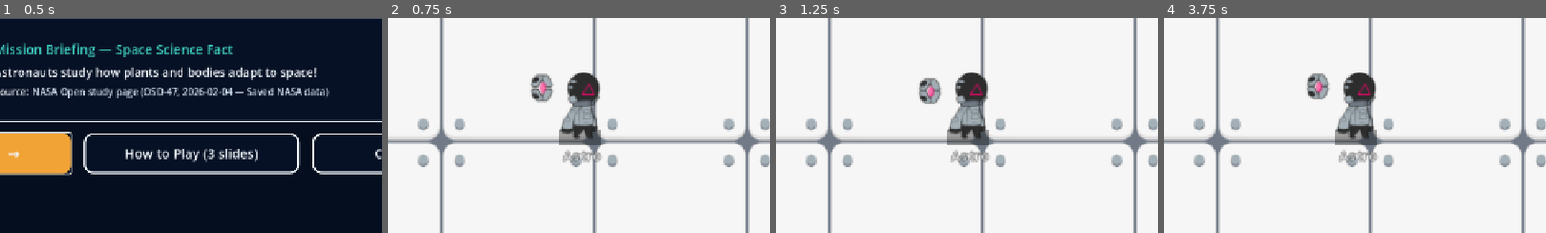
Above: before the commit, frames 1-4 (left to right).
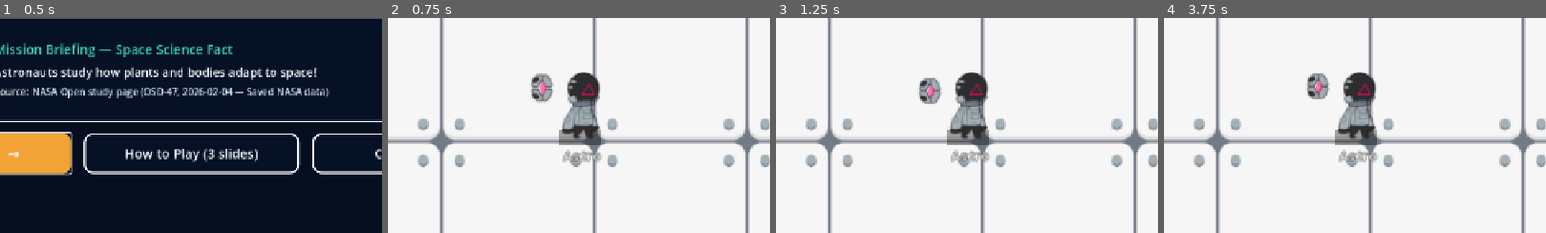
Above: after the commit, the same moments.

Repository: Inno-san/nasa_lunar_
Game: Godot game, scene res://scenes/main_menu.tscn
Two runs of this game, one before a commit and one after it. Both use one fixed random seed, a clock stepped at 60 frames per second and the inputs below.
Inputs:
- Up to frame 1 (0.5 s): no input
- Up to frame 2 (0.75 s): click "Play Mission →" at 0.5 s
- Up to frame 3 (1.25 s): no input
- Up to frame 4 (3.75 s): click "▶▶ NEXT DAY" at 1.25 s; click "START DAY 2 ▶" at 2 s; click "▶▶ NEXT DAY" at 2.75 s; click "START DAY 3 ▶" at 3.5 s
The pictures show only the part of the screen within x 25-75%, y 27-77%; the shares and areas given below are measured in that part.

Frame 1 is identical in both runs. In frame 2, less than 0.1% of the frame differs, in the area x 45-56%, y 46-54%; in frame 3, less than 0.1%; in frame 4, less than 0.1%.

Commit message:
fix(player): exclude hollow outline-only frames 10, 12, and 16 from SpriteFrames
Note: Frames 10, 12, and 16 in assets/art/spritesheet.png have no interior fill (outline only). They are excluded from connect, stop, and idle animations so the character does not flicker hollow, and can be restored in SpriteFrames once filled frames are provided.

Diff:
--- a/scenes/astronaut.tscn
+++ b/scenes/astronaut.tscn
@@ -84,7 +84,7 @@
 animations = [{
 "frames": [{
 "duration": 1.0,
-"texture": SubResource("AtlasTexture_c10")
+"texture": SubResource("AtlasTexture_c11")
 }],
 "loop": false,
 "name": &"connect",
@@ -93,12 +93,6 @@
 "frames": [{
 "duration": 1.0,
 "texture": SubResource("AtlasTexture_c15")
-}, {
-"duration": 1.0,
-"texture": SubResource("AtlasTexture_c16")
-}, {
-"duration": 1.0,
-"texture": SubResource("AtlasTexture_c17")
 }],
 "loop": true,
 "name": &"idle",
@@ -140,12 +134,6 @@
 "speed": 12.0
 }, {
 "frames": [{
-"duration": 1.0,
-"texture": SubResource("AtlasTexture_c11")
-}, {
-"duration": 1.0,
-"texture": SubResource("AtlasTexture_c12")
-}, {
 "duration": 1.0,
 "texture": SubResource("AtlasTexture_c13")
 }, {
--- a/scripts/test_playtest_checklist.gd
+++ b/scripts/test_playtest_checklist.gd
@@ -146,10 +146,33 @@
 	_check(astro.walk_audio != null, "Expected Astronaut AudioStreamPlayer walk_audio to exist")
 	_check(astro.anim_sprite != null and astro.anim_sprite.sprite_frames != null, "Expected Astronaut AnimatedSprite2D with SpriteFrames")
 	var sf: SpriteFrames = astro.anim_sprite.sprite_frames
-	_check(sf.get_frame_count("run") == 10 and sf.get_animation_loop("run") and is_equal_approx(sf.get_animation_speed("run"), 12.0), "Expected run: 10 frames, loop, 12 fps")
-	_check(sf.get_frame_count("connect") == 1 and not sf.get_animation_loop("connect") and is_equal_approx(sf.get_animation_speed("connect"), 12.0), "Expected connect: 1 frame, once, 12 fps")
-	_check(sf.get_frame_count("stop") == 4 and not sf.get_animation_loop("stop") and is_equal_approx(sf.get_animation_speed("stop"), 12.0), "Expected stop: 4 frames, once, 12 fps")
-	_check(sf.get_frame_count("idle") == 3 and sf.get_animation_loop("idle") and is_equal_approx(sf.get_animation_speed("idle"), 12.0), "Expected idle: 3 frames, loop, 12 fps")
+	_check(sf.get_frame_count("run") == 10 and sf.get_animation_loop("run") and is_equal_approx(sf.get_animation_speed("run"), 12.0), "Expected run: 10 frames (0-9), loop, 12 fps")
+	_check(sf.get_frame_count("connect") == 1 and not sf.get_animation_loop("connect") and is_equal_approx(sf.get_animation_speed("connect"), 12.0), "Expected connect: 1 frame (11), once, 12 fps")
+	_check(sf.get_frame_count("stop") == 2 and not sf.get_animation_loop("stop") and is_equal_approx(sf.get_animation_speed("stop"), 12.0), "Expected stop: 2 frames (13, 14), once, 12 fps")
+	_check(sf.get_frame_count("idle") == 1 and sf.get_animation_loop("idle") and is_equal_approx(sf.get_animation_speed("idle"), 12.0), "Expected idle: 1 frame (15), loop, 12 fps")
+	var hollow_regions := [Rect2(0, 1024, 512, 512), Rect2(1024, 1024, 512, 512), Rect2(512, 1536, 512, 512)]
+	for anim_name in ["run", "connect", "stop", "idle"]:
+		for fi in range(sf.get_frame_count(anim_name)):
+			var atex: AtlasTexture = sf.get_frame_texture(anim_name, fi)
+			_check(atex.region not in hollow_regions, "Hollow frame region found in " + anim_name)
+	# Simulate standing still for 10 seconds + walking and stopping 3 times
+	for _tick in range(600):
+		astro._update_animation_and_pet(false, 1.0 / 60.0)
+		var cur_tex: AtlasTexture = sf.get_frame_texture(astro.anim_sprite.animation, astro.anim_sprite.frame)
+		_check(cur_tex.region not in hollow_regions, "Hollow frame shown while standing still")
+	for _cycle in range(3):
+		astro.velocity = Vector2(240, 0)
+		for _tick in range(60):
+			astro._update_animation_and_pet(true, 1.0 / 60.0)
+			var cur_tex: AtlasTexture = sf.get_frame_texture(astro.anim_sprite.animation, astro.anim_sprite.frame)
+			_check(cur_tex.region not in hollow_regions, "Hollow frame shown while walking")
+		astro.velocity = Vector2.ZERO
+		astro._update_animation_and_pet(false, 1.0 / 60.0)
+		_check(astro.anim_sprite.animation == &"connect", "Expected connect on stop")
+		astro._on_animation_finished()
+		_check(astro.anim_sprite.animation == &"stop", "Expected stop after connect")
+		astro._on_animation_finished()
+		_check(astro.anim_sprite.animation == &"idle", "Expected idle after stop")
 	_check(astro.pet_follower != null and astro.pet_sprite != null and astro.pet_sprite.sprite_frames != null, "Expected PetFollower AnimatedSprite2D")
 	var psf: SpriteFrames = astro.pet_sprite.sprite_frames
 	_check(psf.get_frame_count("default") == 10 and psf.get_animation_loop("default") and is_equal_approx(psf.get_animation_speed("default"), 12.0), "Expected pet default: 10 frames, loop, 12 fps")
Not shown, changed: export/web/index.pck
